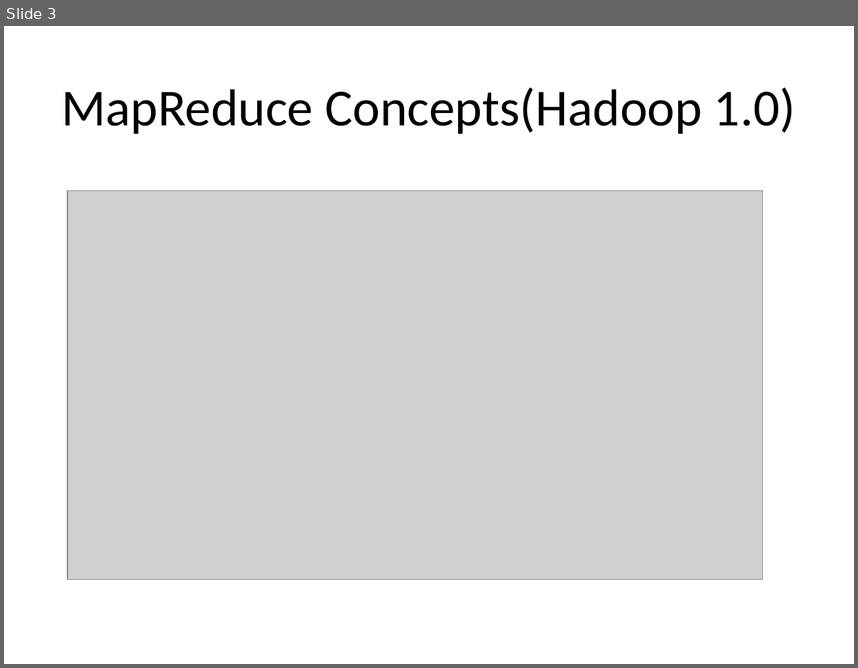
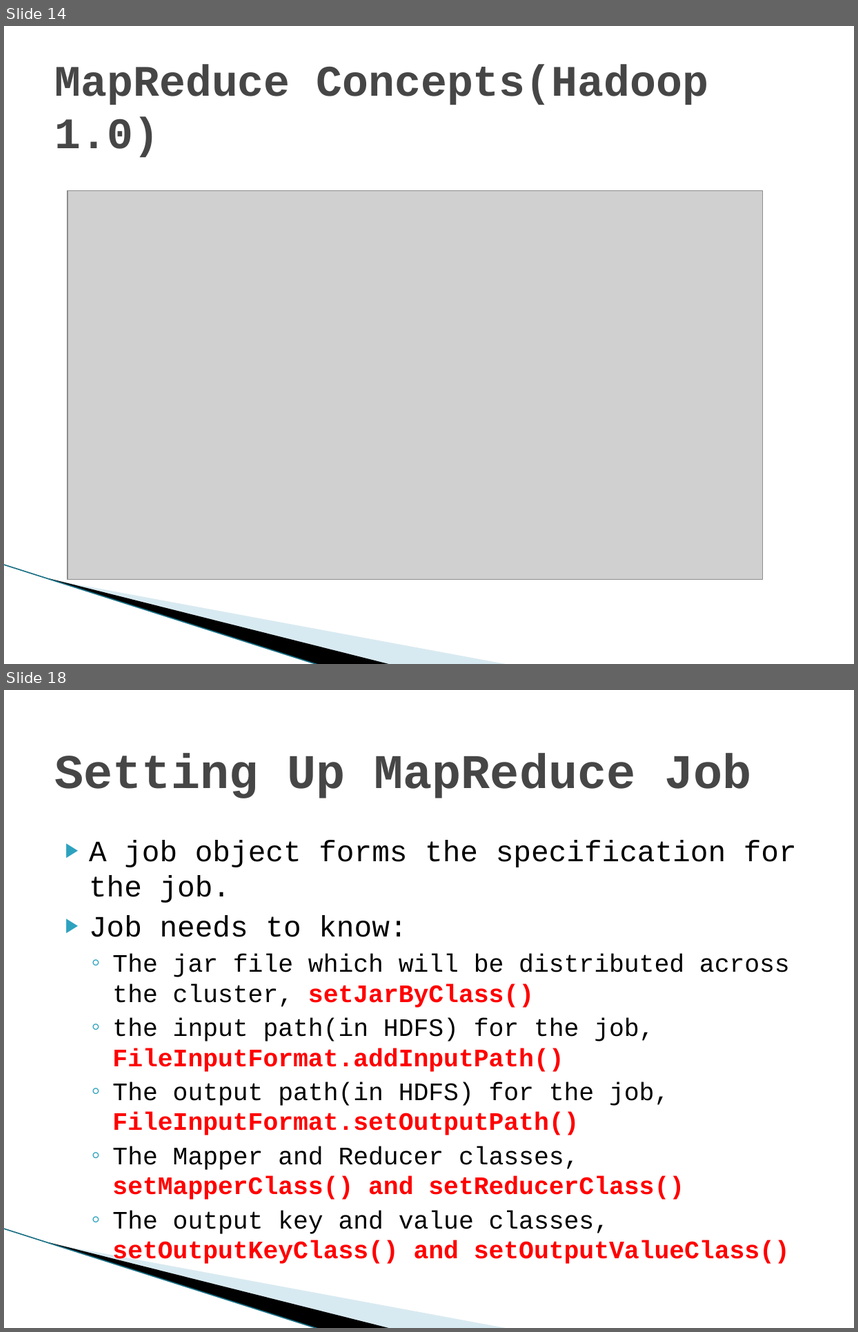
Before and after one commit to meenansha/UrbanPro, a slide deck: Big_Data_Training/Big_Data_Lecture_4.pptx. Shown one above the other, each under a label of ours: slide 3 before the commit, slides 14 and 18 after it; the slides between them are not shown. The pictures are 858x668 and 858x1332 pixels, drawn with LibreOffice and Linux fonts; fonts in the diff are those of the drawing; grey boxes stand for pictures; background and template pictures are left out. Boxes give left, top, right and bottom in pixels: in the first picture for what was removed or moved away, otherwise in the second. Text is boxed around its words. In the diff, an @@ line names an element or a change of style, - is before the commit and + after.

```diff
--- a/Big_Data_Training/Big_Data_Lecture_4.pptx
+++ b/Big_Data_Training/Big_Data_Lecture_4.pptx
@@ slide 18 added at box(4, 690, 854, 1328), background #FFFFFF; not listed: 3 template elements that a slide beside it also shows @@
@@ title added at box(55, 753, 751, 798), 41 pt, text #464646, bold @@
+Setting Up MapReduce Job
@@ text added at box(89, 840, 797, 1263), 21.3 pt, text #000000 @@
+▶ A job object forms the specification for the job.
+▶ Job needs to know:
+  ◦ The jar file which will be distributed across the cluster, setJarByClass()
+  ◦ the input path(in HDFS) for the job, FileInputFormat.addInputPath()
+  ◦ The output path(in HDFS) for the job, FileInputFormat.setOutputPath()
+  ◦ The Mapper and Reducer classes, setMapperClass() and setReducerClass()
+  ◦ The output key and value classes, setOutputKeyClass() and setOutputValueClass()
@@ what was slide 3 is now slide 14 @@
@@ slide 14 changed as well @@
@@ title "MapReduce Concepts(Hadoop 1.0)" at box(55, 65, 708, 157): size 44 to 36.9 pt, font Calibri to Courier New, text colour #000000 to #464646, bold on; alignment centre to left @@
@@ line added from (4, 564) to (319, 664), #97C5D8 0.95 pt @@
@@ freeform shape added at box(49, 578, 392, 664), fill #000000 @@
@@ freeform shape added at box(51, 579, 510, 664), fill #A0CBDC at 40% opacity @@
```
Also in this commit, not shown: 3 other slides changed, 21 other slides added, 3 slides removed, 8 other files.
